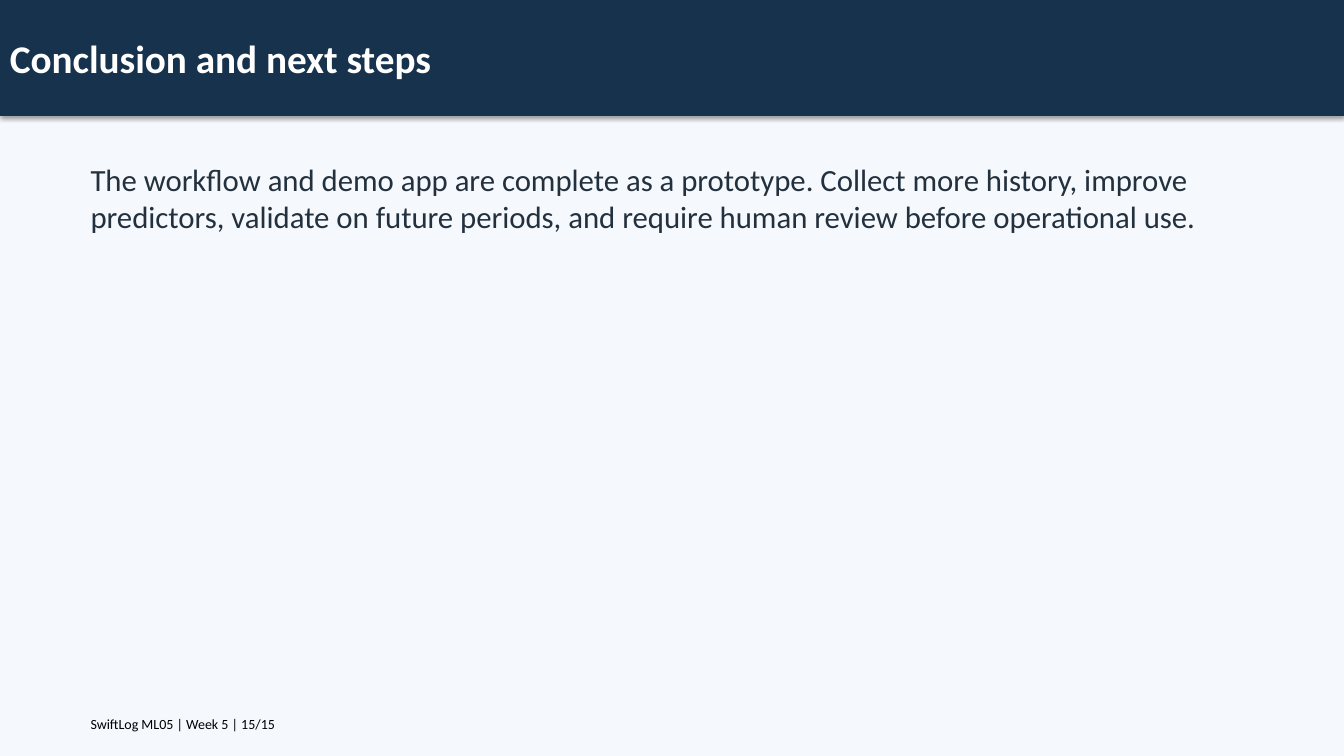
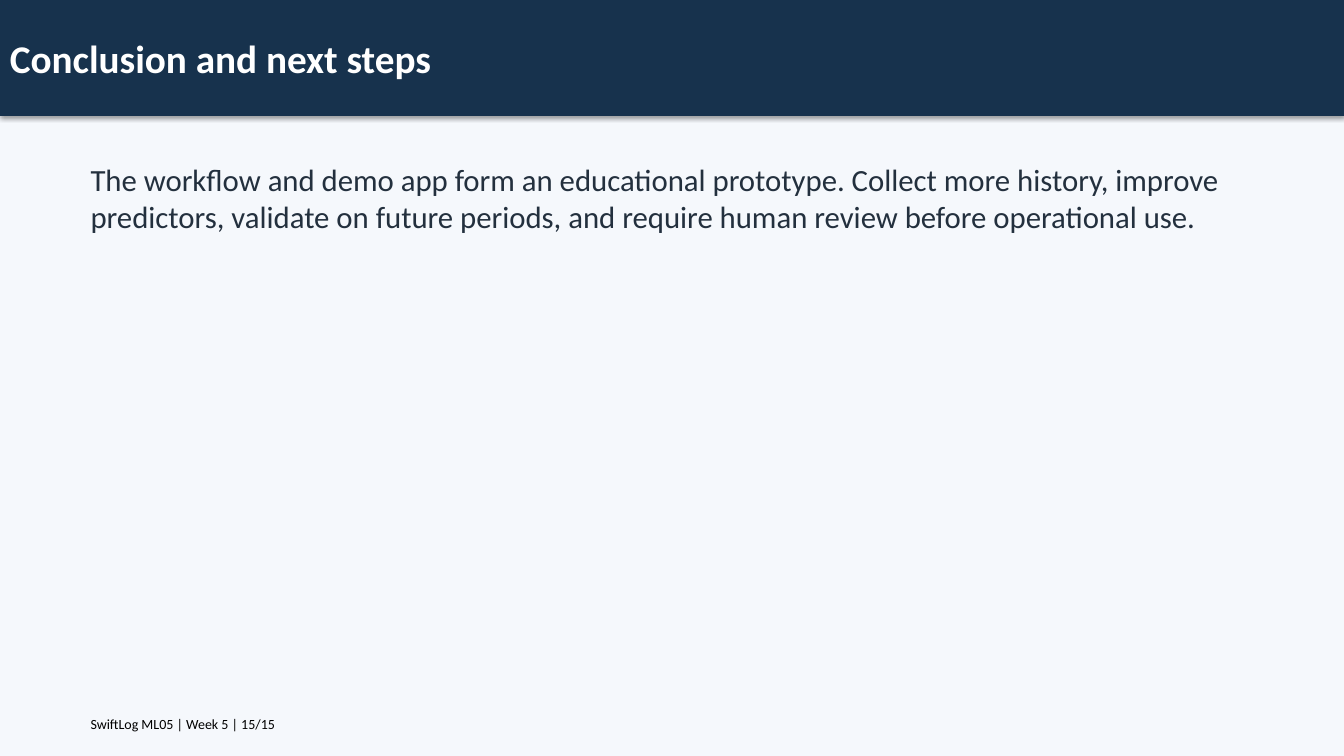
Before and after one commit to Charlez023/SwiftLog-ML-Engineering, a slide deck: slide 15 of Presentation/Executive_Presentation.pptx. Drawn at 1344x756 pixels with LibreOffice and Linux fonts; fonts in the diff are those of the drawing. Boxes give left, top, right and bottom in pixels: in the first picture for what was removed or moved away, otherwise in the second. Text is boxed around its words. In the diff, an @@ line names an element or a change of style, - is before the commit and + after.

```diff
--- a/Presentation/Executive_Presentation.pptx
+++ b/Presentation/Executive_Presentation.pptx
@@ text at <box>91,169,1218,233</box>: text changed @@
-The workflow and demo app are complete as a prototype. Collect more history, improve predictors, validate on future periods, and require human review before operational use.
+The workflow and demo app form an educational prototype. Collect more history, improve predictors, validate on future periods, and require human review before operational use.
```
Also in this commit, not shown: 8 other slides changed, 13 other files.
